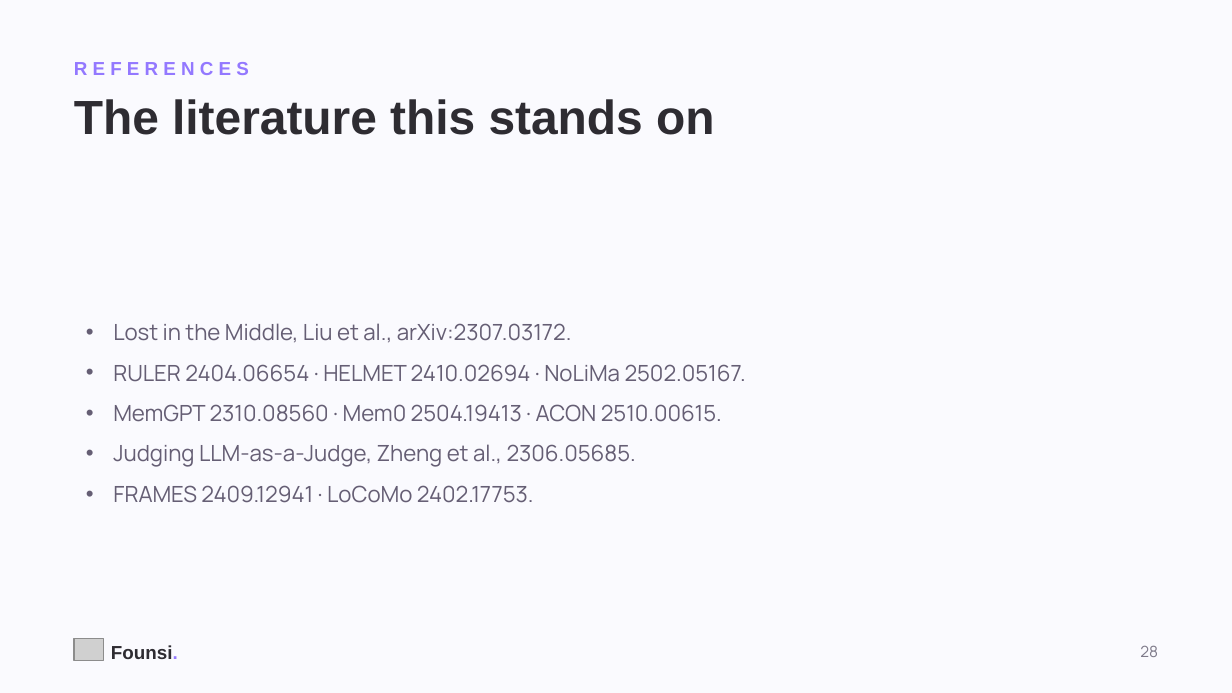
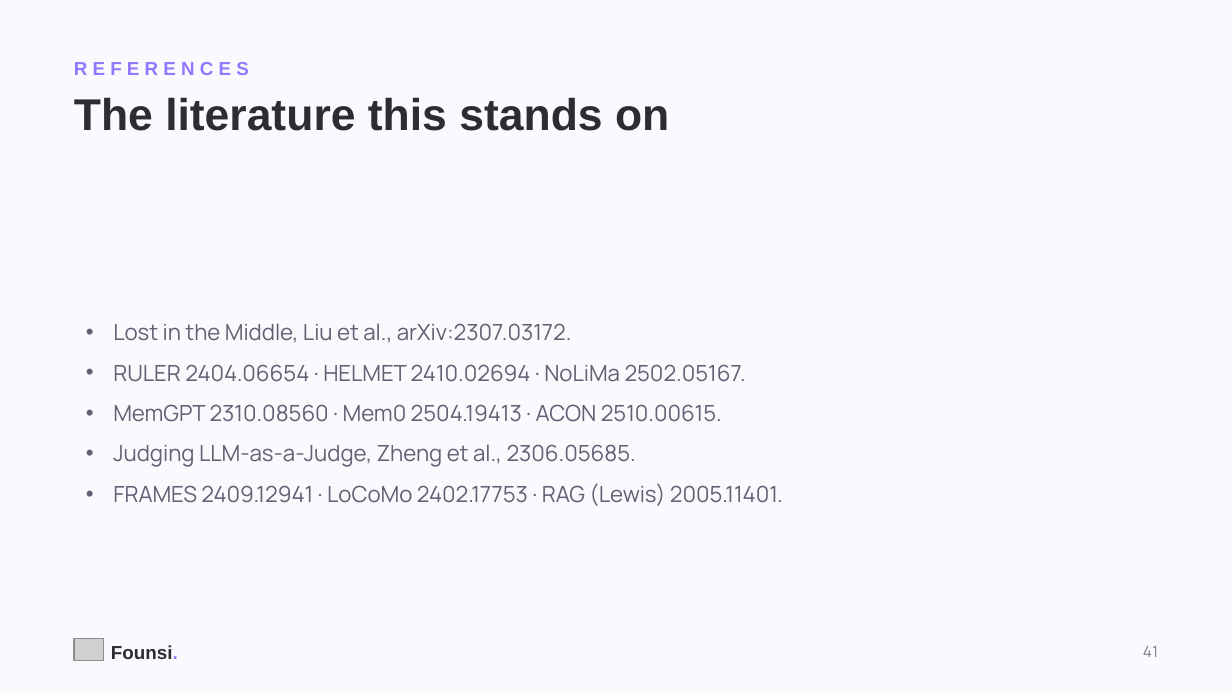
Before and after one commit to kanishkpatel1995/agent-harness, a slide deck: slide 41 of presentation/founsi-context-engineering.pptx (slide 28 before the commit). Drawn at 1232x693 pixels with LibreOffice and Linux fonts; fonts in the diff are those of the drawing; grey boxes stand for pictures. Boxes give left, top, right and bottom in pixels: in the first picture for what was removed or moved away, otherwise in the second. Text is boxed around its words. In the diff, an @@ line names an element or a change of style, - is before the commit and + after.

```diff
--- a/presentation/founsi-context-engineering.pptx
+++ b/presentation/founsi-context-engineering.pptx
@@ text "The literature this stands on" at bbox=[74, 97, 669, 131]: size 28 to 26 pt @@
@@ text at bbox=[113, 483, 783, 506]: text changed @@
-• FRAMES 2409.12941 · LoCoMo 2402.17753.
+• FRAMES 2409.12941 · LoCoMo 2402.17753 · RAG (Lewis) 2005.11401.
@@ text at bbox=[1143, 646, 1158, 657]: text changed @@
-28
+41
```
Also in this commit, not shown: 15 other slides changed, 24 slides added, 12 slides removed, 1 other file.
